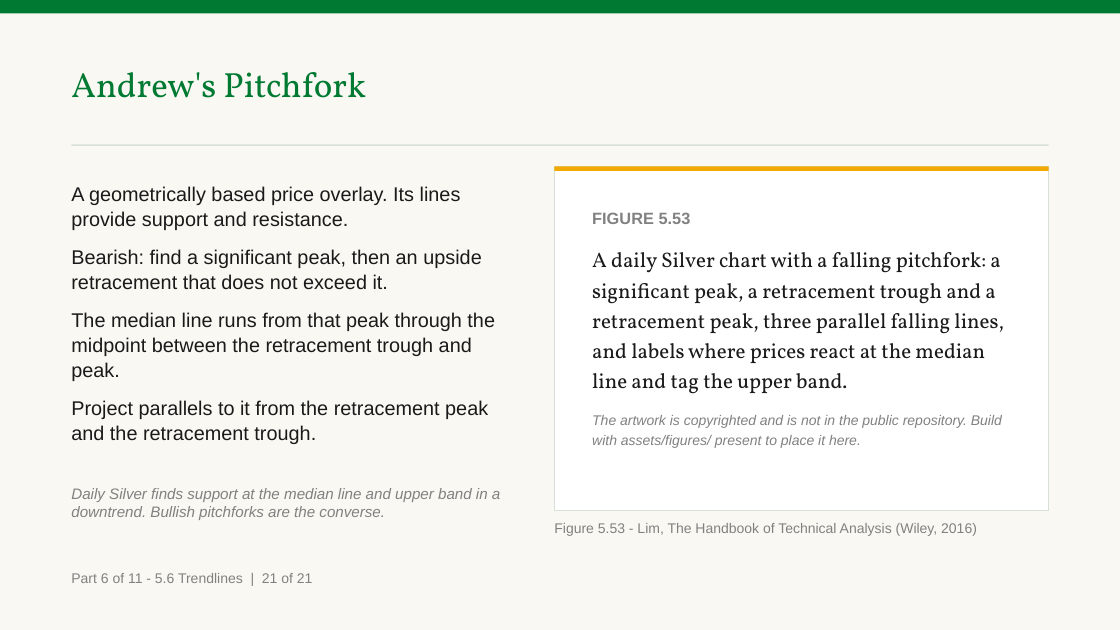
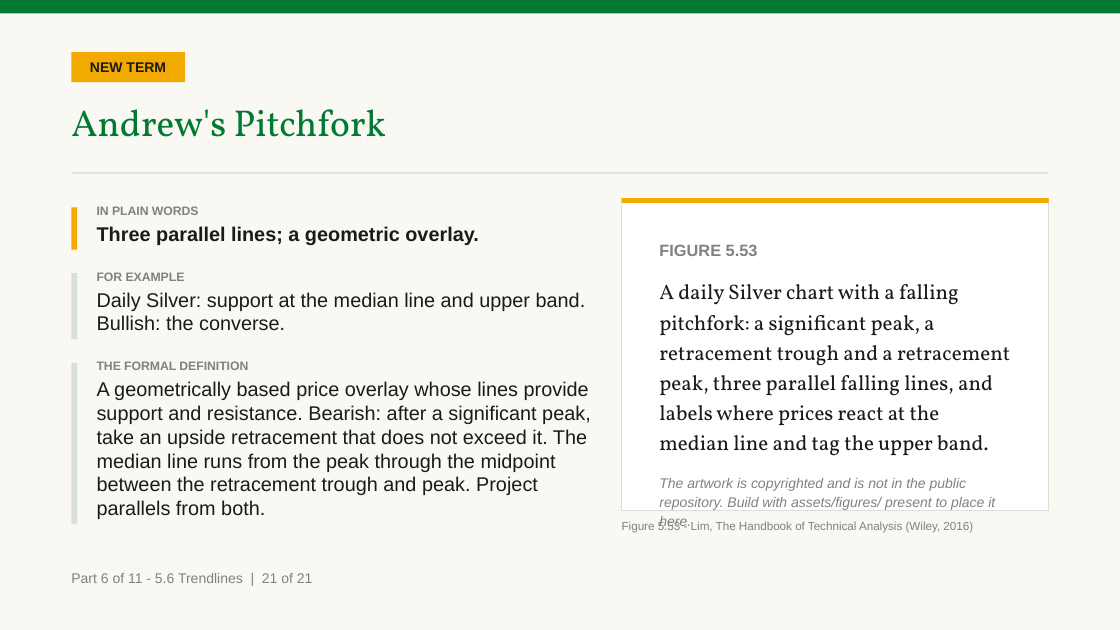
Before and after one commit to benjiesotelo-sudo/Telos_FIN1209, a slide deck: slide 118 of chapter-05/FIN1209-Chapter-05.pptx. Drawn at 1120x630 pixels with LibreOffice and Linux fonts; fonts in the diff are those of the drawing. Boxes give left, top, right and bottom in pixels: in the first picture for what was removed or moved away, otherwise in the second. Text is boxed around its words. In the diff, an @@ line names an element or a change of style, - is before the commit and + after.

```diff
--- a/chapter-05/FIN1209-Chapter-05.pptx
+++ b/chapter-05/FIN1209-Chapter-05.pptx
@@ rectangle added at (71,52,185,82), fill #F2A900, 12 pt, text #1A1A1A, bold @@
+NEW TERM
@@ text "Andrew's Pitchfork": place and size @@
-text "Andrew's Pitchfork" at (71,72,366,98)
+text "Andrew's Pitchfork" at (71,109,386,137)
@@ text "Andrew's Pitchfork" at (71,109,386,137): size 30 to 32 pt @@
@@ rectangle: place and size @@
-rectangle at (71,145,1049,146)
+rectangle at (71,172,1049,174)
@@ rectangle added at (71,208,77,250), fill #F2A900 @@
@@ text added at (97,206,479,245), 17 pt, text #1A1A1A, bold @@
+IN PLAIN WORDS
+Three parallel lines; a geometric overlay.
@@ rectangle: place and size @@
-rectangle at (555,166,1049,511)
+rectangle at (622,198,1049,511)
@@ rectangle: place and size @@
-rectangle at (555,166,1049,171)
+rectangle at (622,198,1049,203)
@@ text "FIGURE 5.53" rewrapped from (592,212,1004,448) to (659,244,1010,530) @@
@@ rectangle added at (71,273,77,339), fill #D7E0D9 @@
@@ text at (97,272,586,331): text changed; size 13 to 17 pt; text colour #818181 to #1A1A1A; italic off @@
-Daily Silver finds support at the median line and upper band in a downtrend. Bullish pitchforks are the converse.
+FOR EXAMPLE
+Daily Silver: support at the median line and upper band. Bullish: the converse.
@@ rectangle added at (71,363,77,524), fill #D7E0D9 @@
@@ text at (97,361,591,519): text changed @@
-A geometrically based price overlay. Its lines provide support and resistance.
-Bearish: find a significant peak, then an upside retracement that does not exceed it.
-The median line runs from that peak through the midpoint between the retracement trough and peak.
-Project parallels to it from the retracement peak and the retracement trough.
+THE FORMAL DEFINITION
+A geometrically based price overlay whose lines provide support and resistance. Bearish: after a significant peak, take an upside retracement that does not exceed it. The median line runs from the peak through the midpoint between the retracement trough and peak. Project parallels from both.
@@ text "Figure 5.53 - Lim, The ...": place and size @@
-text "Figure 5.53 - Lim, The ..." at (554,523,977,536)
+text "Figure 5.53 - Lim, The ..." at (622,521,973,533)
@@ text "Figure 5.53 - Lim, The ..." at (622,521,973,533): size 12 to 10 pt @@
```
Also in this commit, not shown: 30 other slides changed, 4 other files.
